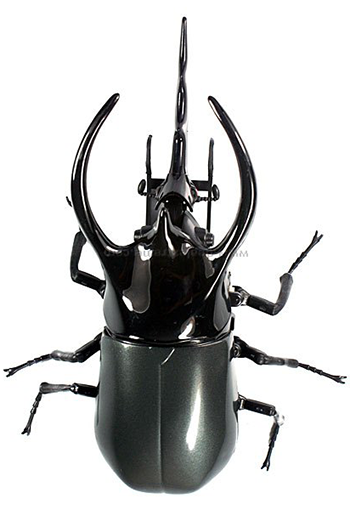
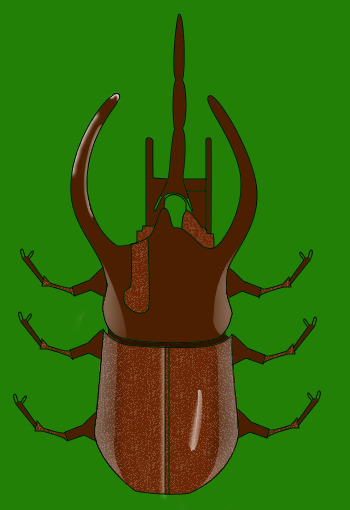
Revision of a layered (350, 510) image; what changed, layer by layer:
renamed "Layer 2 copy 4" to "body_outline", showed it, painted on it over [13, 13, 321, 495]
added layer "Noise Level" above "shines" over [36, 212, 299, 496]
added layer "shines" above "shades" over [70, 92, 268, 510]
added layer "shades" above "color" over [94, 330, 238, 491]
added layer "color" above "Layer 0" over [16, 15, 318, 494]
hid "Layer 0", opacity 100% → 99% over [0, 0, 350, 510]
